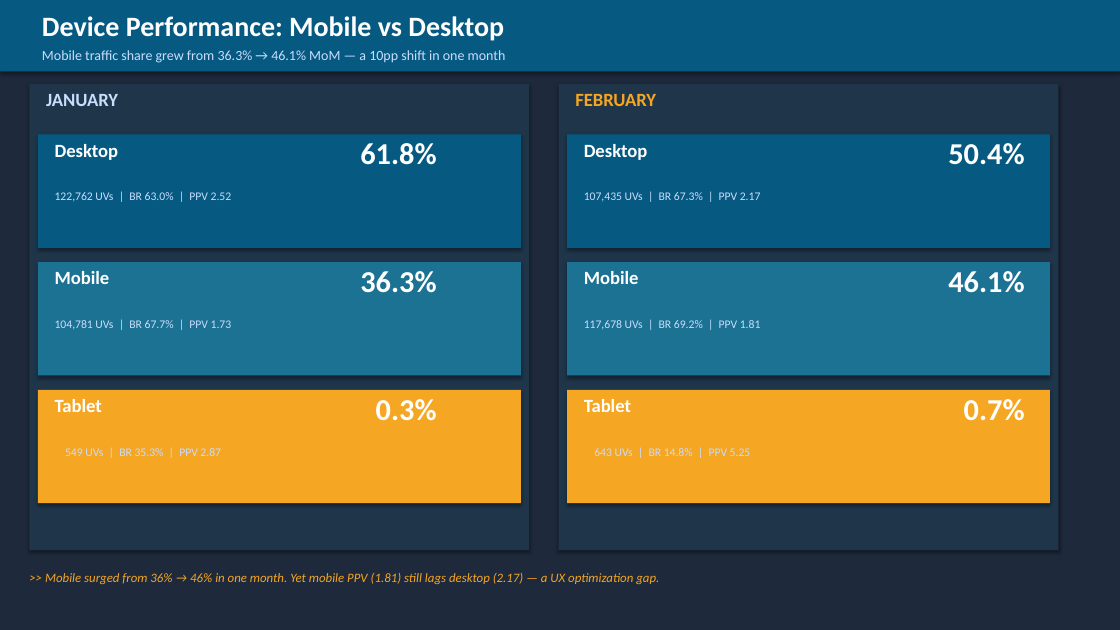
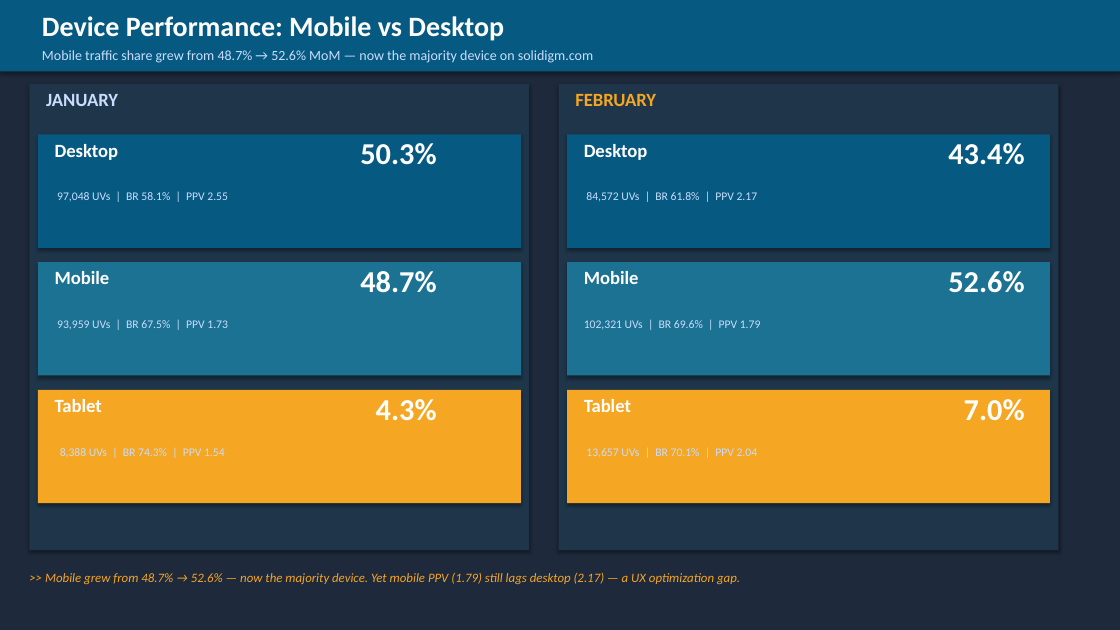
Before and after one commit to durgaguthi/AI, a slide deck: slide 7 of webanalytics/Solidigm_Analytics_Report_JanFeb_FY26.pptx. Drawn at 1120x630 pixels with LibreOffice and Linux fonts; fonts in the diff are those of the drawing. Boxes give left, top, right and bottom in pixels: in the first picture for what was removed or moved away, otherwise in the second. Text is boxed around its words. In the diff, an @@ line names an element or a change of style, - is before the commit and + after.

```diff
--- a/webanalytics/Solidigm_Analytics_Report_JanFeb_FY26.pptx
+++ b/webanalytics/Solidigm_Analytics_Report_JanFeb_FY26.pptx
@@ text at bbox=[42, 50, 593, 63]: text changed @@
-Mobile traffic share grew from 36.3% → 46.1% MoM — a 10pp shift in one month
+Mobile traffic share grew from 48.7% → 52.6% MoM — now the majority device on solidigm.com
@@ text at bbox=[360, 143, 436, 165]: text changed @@
-61.8%
+50.3%
@@ text at bbox=[948, 143, 1024, 165]: text changed @@
-50.4%
+43.4%
@@ text at bbox=[57, 192, 228, 201]: text changed @@
-122,762 UVs | BR 63.0% | PPV 2.52
+97,048 UVs | BR 58.1% | PPV 2.55
@@ text at bbox=[586, 192, 758, 201]: text changed @@
-107,435 UVs | BR 67.3% | PPV 2.17
+84,572 UVs | BR 61.8% | PPV 2.17
@@ text at bbox=[360, 271, 436, 293]: text changed @@
-36.3%
+48.7%
@@ text at bbox=[948, 271, 1024, 293]: text changed @@
-46.1%
+52.6%
@@ text at bbox=[57, 320, 228, 329]: text changed @@
-104,781 UVs | BR 67.7% | PPV 1.73
+93,959 UVs | BR 67.5% | PPV 1.73
@@ text at bbox=[584, 320, 761, 329]: text changed @@
-117,678 UVs | BR 69.2% | PPV 1.81
+102,321 UVs | BR 69.6% | PPV 1.79
@@ text at bbox=[376, 399, 437, 421]: text changed @@
-0.3%
+4.3%
@@ text at bbox=[964, 399, 1025, 421]: text changed @@
-0.7%
+7.0%
@@ text at bbox=[60, 448, 225, 458]: text changed @@
-549 UVs | BR 35.3% | PPV 2.87
+8,388 UVs | BR 74.3% | PPV 1.54
@@ text at bbox=[586, 448, 758, 457]: text changed @@
-643 UVs | BR 14.8% | PPV 5.25
+13,657 UVs | BR 70.1% | PPV 2.04
@@ text at bbox=[45, 573, 740, 584]: text changed @@
->> Mobile surged from 36% → 46% in one month. Yet mobile PPV (1.81) still lags desktop (2.17) — a UX optimization gap.
+>> Mobile grew from 48.7% → 52.6% — now the majority device. Yet mobile PPV (1.79) still lags desktop (2.17) — a UX optimization gap.
```
Also in this commit, not shown: 10 other slides changed, 1 other file.
